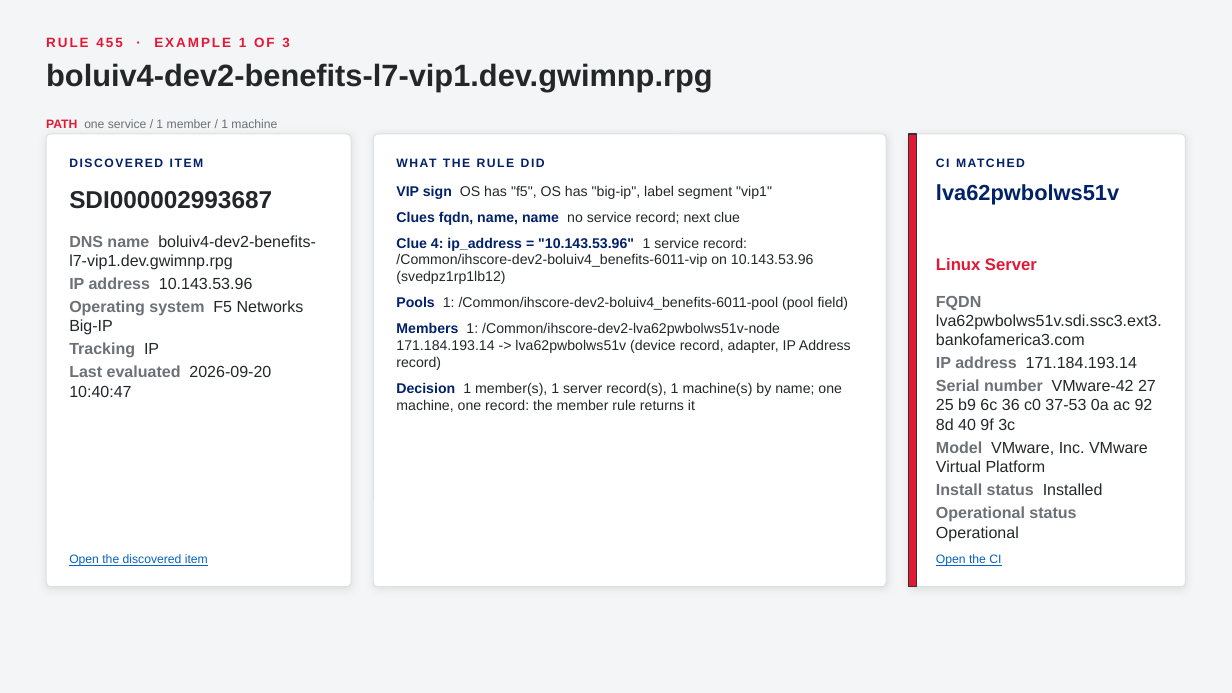
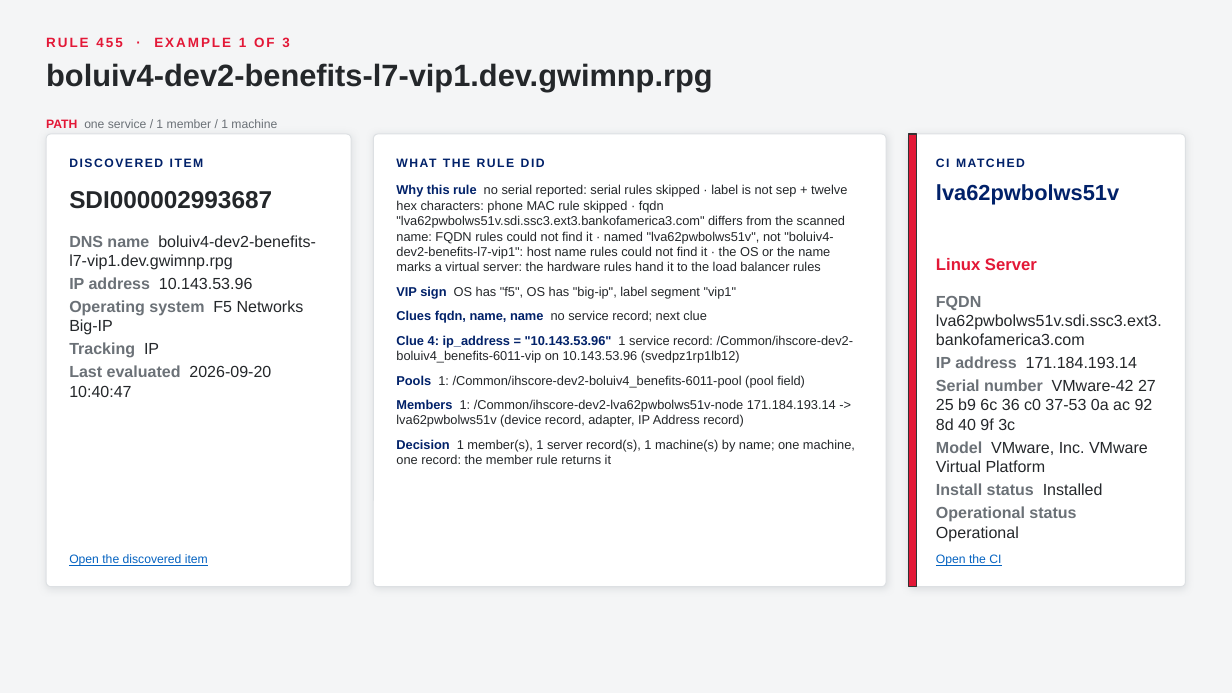
Before and after one commit to singhmihir/py, a slide deck: slide 60 of stories/qualys-ci-lookup-rules/Qualys CI Lookup Rules - CMDB Team Demo.pptx (slide 62 before the commit). Drawn at 1232x693 pixels with LibreOffice and Linux fonts; fonts in the diff are those of the drawing. Boxes give left, top, right and bottom in pixels: in the first picture for what was removed or moved away, otherwise in the second. Text is boxed around its words. In the diff, an @@ line names an element or a change of style, - is before the commit and + after.

```diff
--- a/stories/qualys-ci-lookup-rules/Qualys CI Lookup Rules - CMDB Team Demo.pptx
+++ b/stories/qualys-ci-lookup-rules/Qualys CI Lookup Rules - CMDB Team Demo.pptx
@@ text at [396,184,847,271]: paragraph added @@
+1. Why this rule no serial reported: serial rules skipped · label is not sep + twelve hex characters: phone MAC rule skipped · fqdn "lva62pwbolws51v.sdi.ssc3.ext3.bankofamerica3.com" differs from the scanned name: FQDN rules could not find it · named "lva62pwbolws51v", not "boluiv4-dev2-benefits-l7-vip1": host name rules could not find it · the OS or the name marks a virtual server: the hardware rules hand it to the load balancer rules
@@ text at [396,286,855,464]: size 11 to 10 pt in "VIP sign OS has "f5", OS has ...", "Clues fqdn, name, name no service record; ...", "Clue 4: ip_address = "10.143.53.96" 1 service ...", "Pools 1: /Common/ihscore-dev2-boluiv4_benefits-6011-pool (po ..." and 2 more places @@
```
Also in this commit, not shown: 54 other slides changed, 1 slide added, 8 slides removed, 5 other files.
